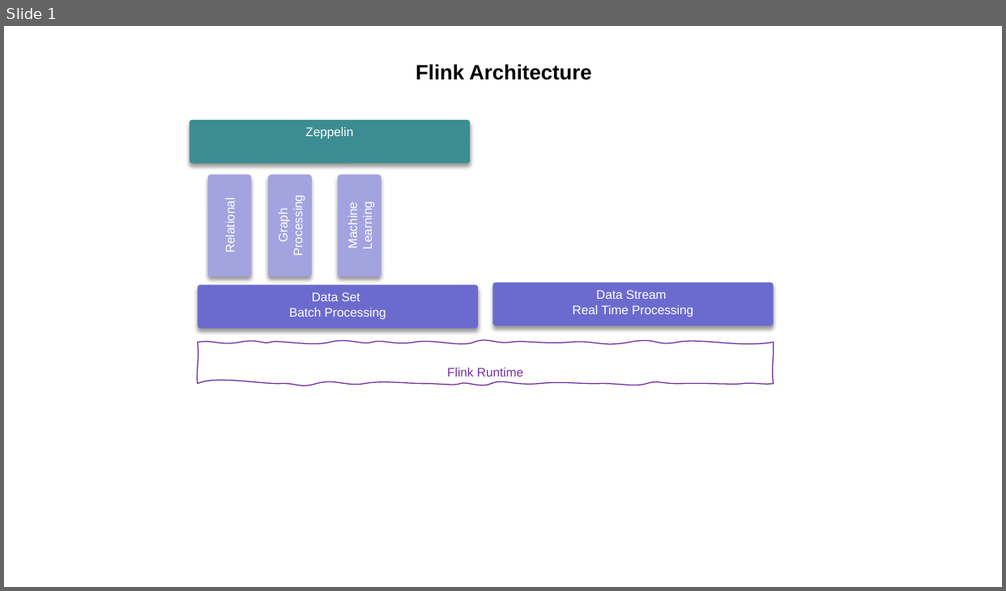
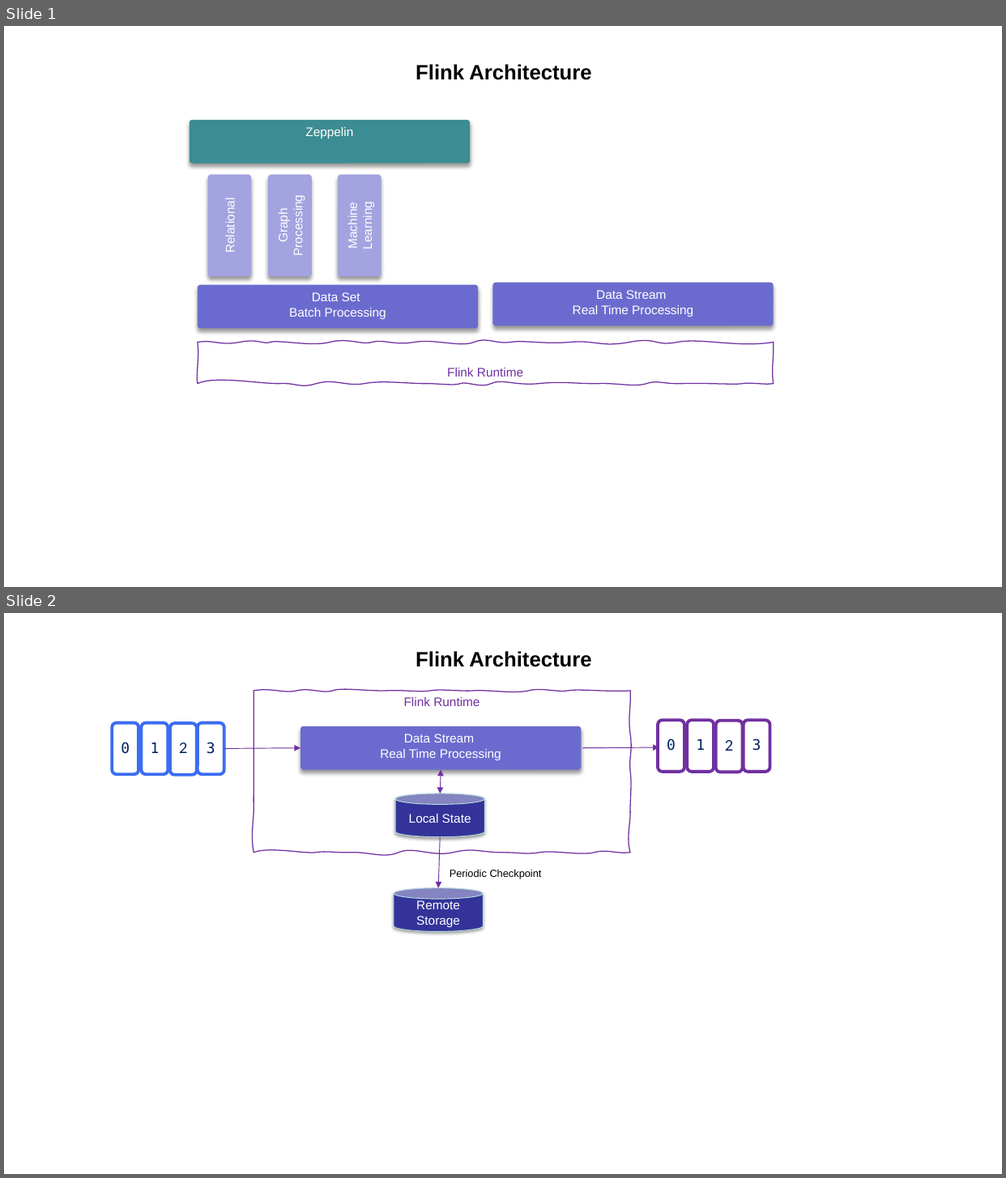
Before and after one commit to jbcodeforce/flink-studies, a slide deck: docs/Diagrams.pptx. Shown one above the other, each under a label of ours: slide 1 before the commit, slides 1 and 2 after it. The pictures are 1006x591 and 1006x1178 pixels, drawn with LibreOffice and Linux fonts; fonts in the diff are those of the drawing. Boxes give left, top, right and bottom in pixels: in the first picture for what was removed or moved away, otherwise in the second. Text is boxed around its words. In the diff, an @@ line names an element or a change of style, - is before the commit and + after.

```diff
--- a/docs/Diagrams.pptx
+++ b/docs/Diagrams.pptx
@@ slide 2 added at (4,613,1002,1174), background #FFFFFF; not listed: 1 template element that a slide beside it also shows @@
@@ title added at (415,651,591,667), 20 pt, text #000000, bold @@
+Flink Architecture
@@ freeform shape added at (254,691,631,853), outline #7030A0 1 pt, 12 pt, text #7030A0 @@
+Flink Runtime
@@ rounded rectangle added at (112,723,138,775), fill #FEFFFE, outline #3C6DF0 3 pt @@
@@ rounded rectangle added at (141,723,168,775), fill #FEFFFE, outline #3C6DF0 3 pt @@
@@ rounded rectangle added at (170,723,197,775), fill #FEFFFE, outline #3C6DF0 3 pt, 14 pt, text #002060 @@
+2
@@ rounded rectangle added at (198,723,225,775), fill #FEFFFE, outline #3C6DF0 3 pt @@
@@ rounded rectangle added at (300,726,582,769), fill #6B6BCF, 12 pt, text #FFFFFF @@
+Data Stream
+Real Time Processing
@@ rounded rectangle added at (658,720,685,772), fill #FEFFFE, outline #7030A0 3 pt @@
@@ rounded rectangle added at (688,720,714,772), fill #FEFFFE, outline #7030A0 3 pt @@
@@ rounded rectangle added at (716,721,743,773), fill #FEFFFE, outline #7030A0 3 pt, 14 pt, text #002060 @@
+2
@@ rounded rectangle added at (744,720,770,772), fill #FEFFFE, outline #7030A0 3 pt @@
@@ text added at (121,742,130,754), 14 pt, text #002060 @@
+0
@@ text added at (151,743,160,753), 14 pt, text #002060 @@
+1
@@ text added at (206,742,215,754), 14 pt, text #002060 @@
+3
@@ arrow added from (224, 748) to (300, 747), #7030A0 0.75 pt @@
@@ arrow added from (582, 747) to (659, 747), #7030A0 0.75 pt @@
@@ text added at (667,739,675,751), 14 pt, text #002060 @@
+0
@@ text added at (696,739,705,750), 14 pt, text #002060 @@
+1
@@ text added at (752,739,761,751), 14 pt, text #002060 @@
+3
@@ double arrow added from (441, 770) to (440, 794), #7030A0 0.75 pt @@
@@ cylinder added at (395,794,484,837), fill #333399, outline #B6DCDF 0.75 pt, 12 pt, text #FFFFFF @@
+Local State
@@ arrow added from (440, 837) to (438, 888), #7030A0 0.75 pt @@
@@ text added at (450,869,542,879), 10 pt, text #000000 @@
+Periodic Checkpoint
@@ cylinder added at (394,888,484,932), fill #333399, outline #B6DCDF 0.75 pt, 12 pt, text #FFFFFF @@
+Remote Storage
```
Also in this commit, not shown: 2 other slides added, 18 other files.
